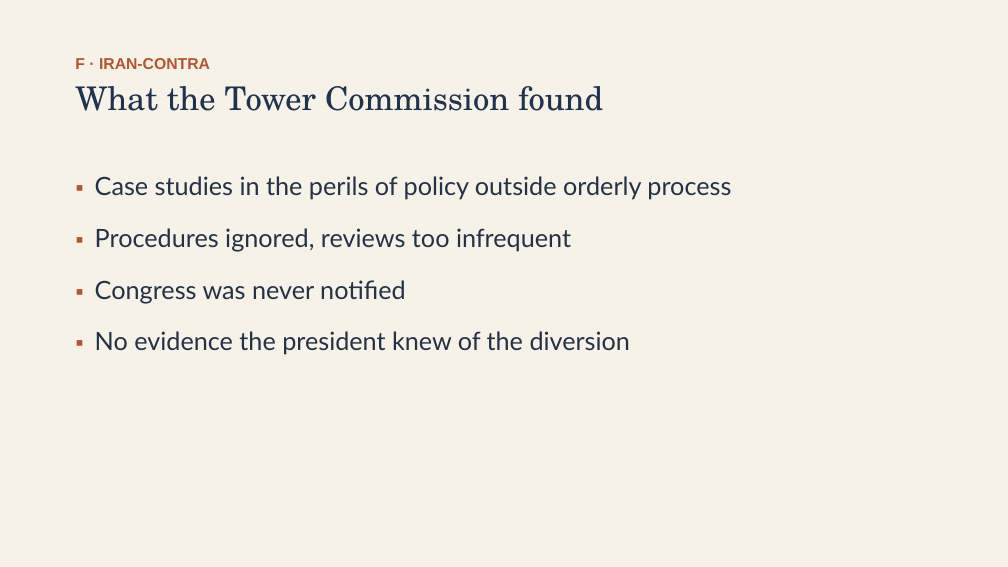
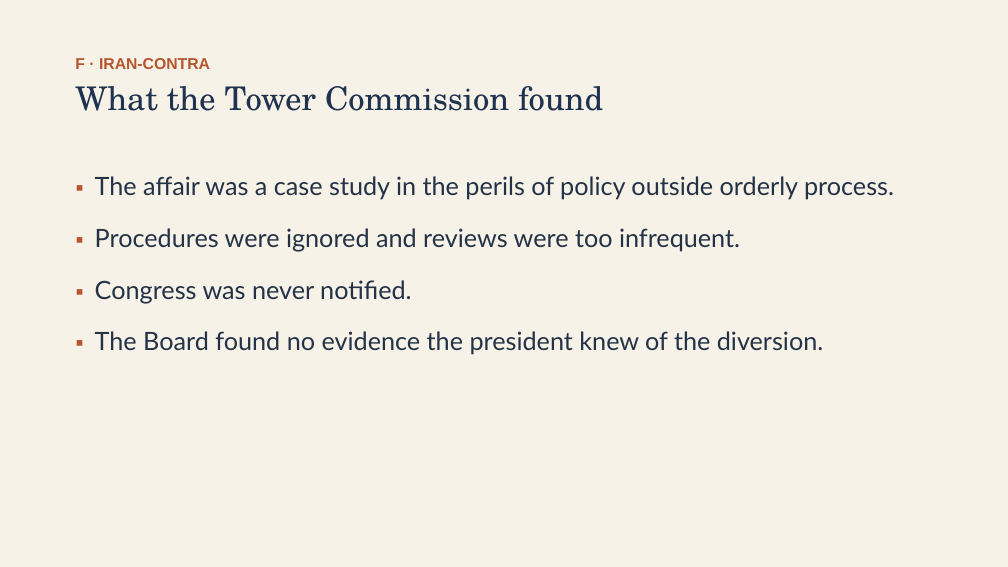
Before and after one commit to ab17gthb/humanities-curriculum-group, a slide deck: slide 21 of modern-america/lesson-02/lesson-02-slides.pptx. Drawn at 1008x567 pixels with LibreOffice and Linux fonts; fonts in the diff are those of the drawing. Boxes give left, top, right and bottom in pixels: in the first picture for what was removed or moved away, otherwise in the second. Text is boxed around its words. In the diff, an @@ line names an element or a change of style, - is before the commit and + after.

```diff
--- a/modern-america/lesson-02/lesson-02-slides.pptx
+++ b/modern-america/lesson-02/lesson-02-slides.pptx
@@ text at [95,176,894,355]: text changed @@
-▪ Case studies in the perils of policy outside orderly process
-▪ Procedures ignored, reviews too infrequent
-▪ Congress was never notified
-▪ No evidence the president knew of the diversion
+▪ The affair was a case study in the perils of policy outside orderly process.
+▪ Procedures were ignored and reviews were too infrequent.
+▪ Congress was never notified.
+▪ The Board found no evidence the president knew of the diversion.
```
Also in this commit, not shown: 9 other slides changed, 6 other files.
